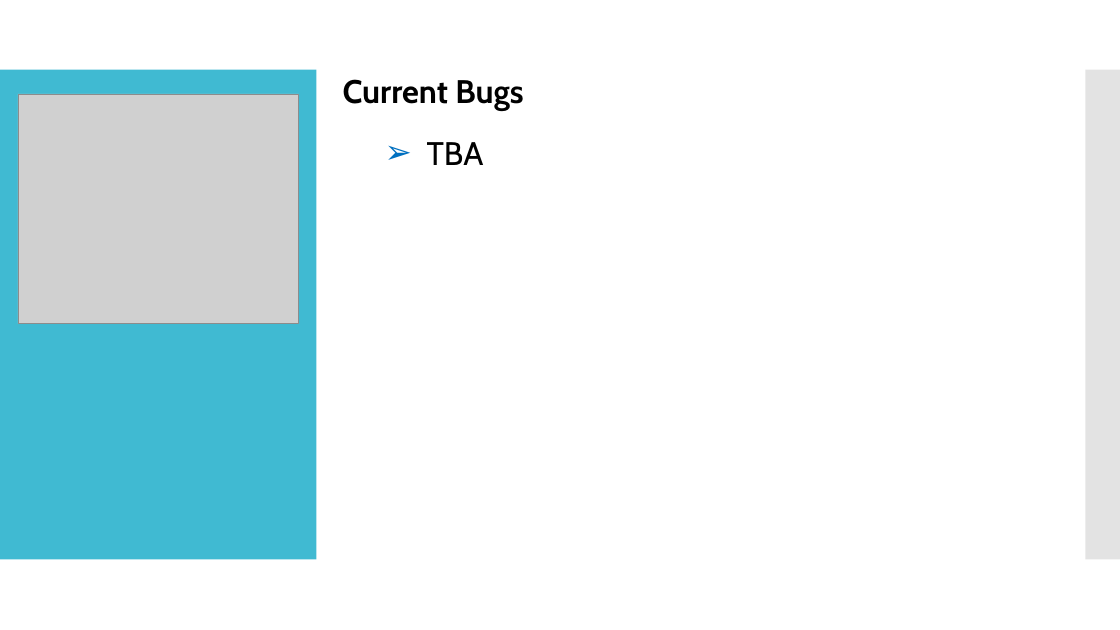
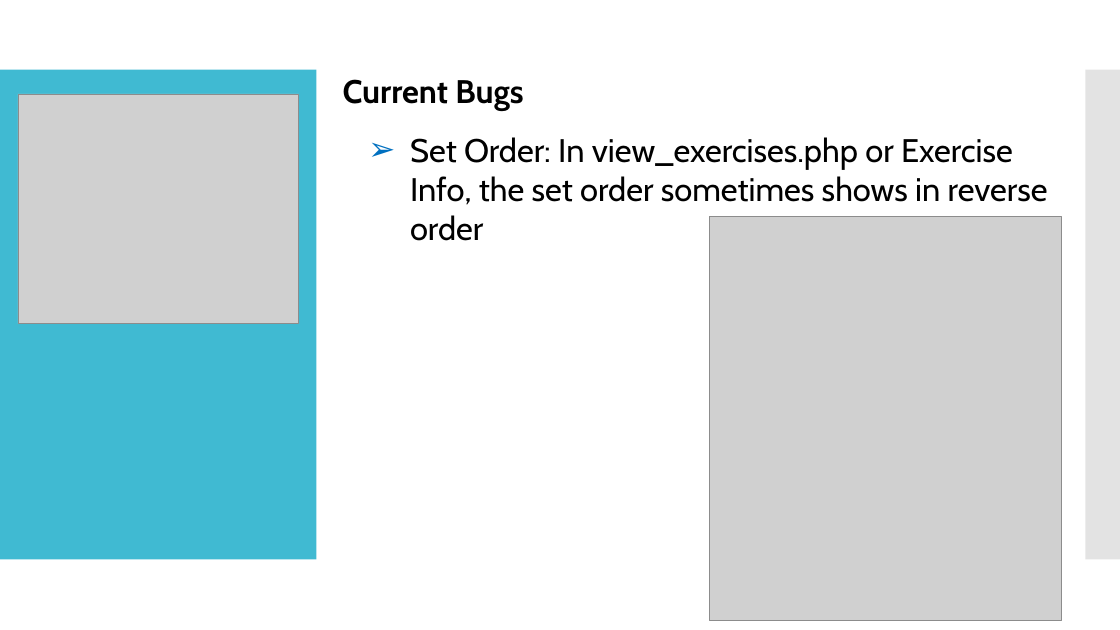
Before and after one commit to chengyeh/Workout-Buddy, a slide deck: slide 5 of documentation/EECS448_Project4_Group8.pptx. Drawn at 1120x630 pixels with LibreOffice and Linux fonts; fonts in the diff are those of the drawing; grey boxes stand for pictures. Boxes give left, top, right and bottom in pixels: in the first picture for what was removed or moved away, otherwise in the second. Text is boxed around its words. In the diff, an @@ line names an element or a change of style, - is before the commit and + after.

```diff
--- a/documentation/EECS448_Project4_Group8.pptx
+++ b/documentation/EECS448_Project4_Group8.pptx
@@ text at [410, 137, 1048, 241]: text changed @@
-  ➢ TBA
+  ➢ Set Order: In view_exercises.php or Exercise Info, the set order sometimes shows in reverse order
@@ picture added at [709, 217, 1061, 620] @@
```
Also in this commit, not shown: 3 other slides changed, 3 slides added, 1 slide removed.
